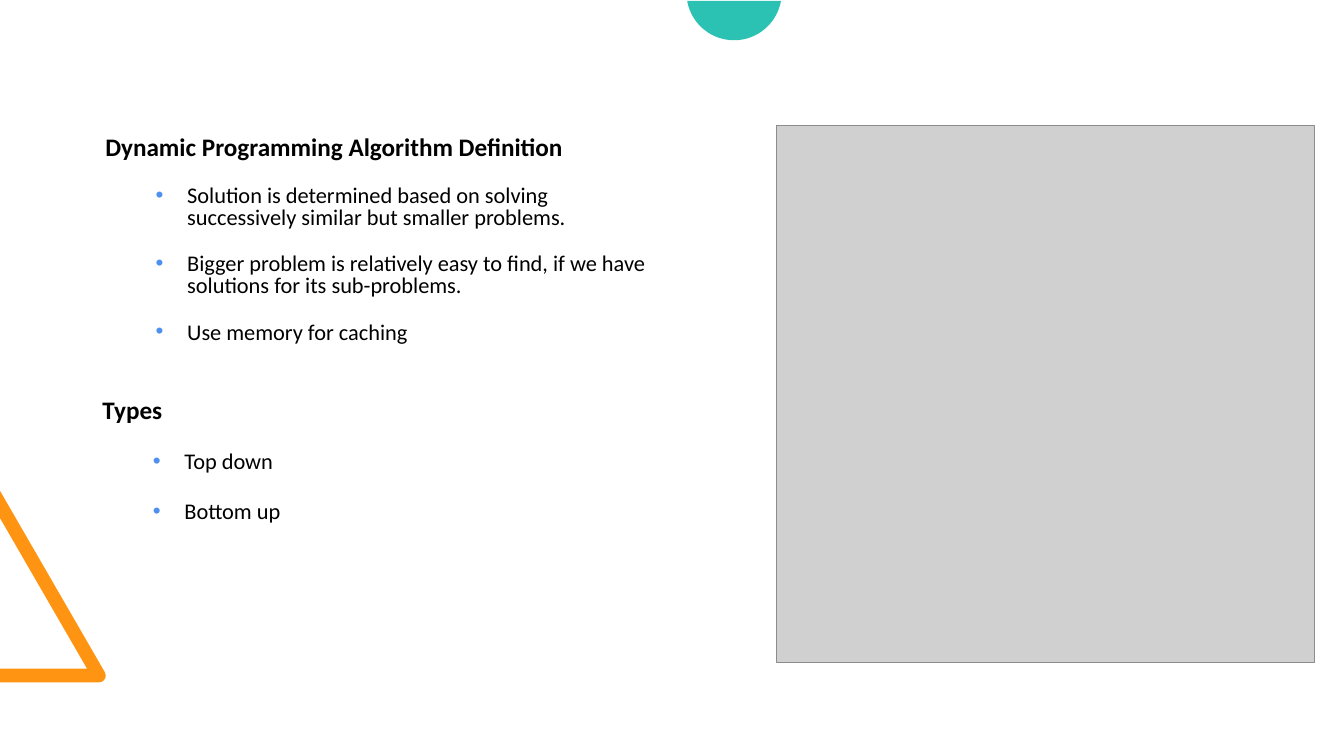
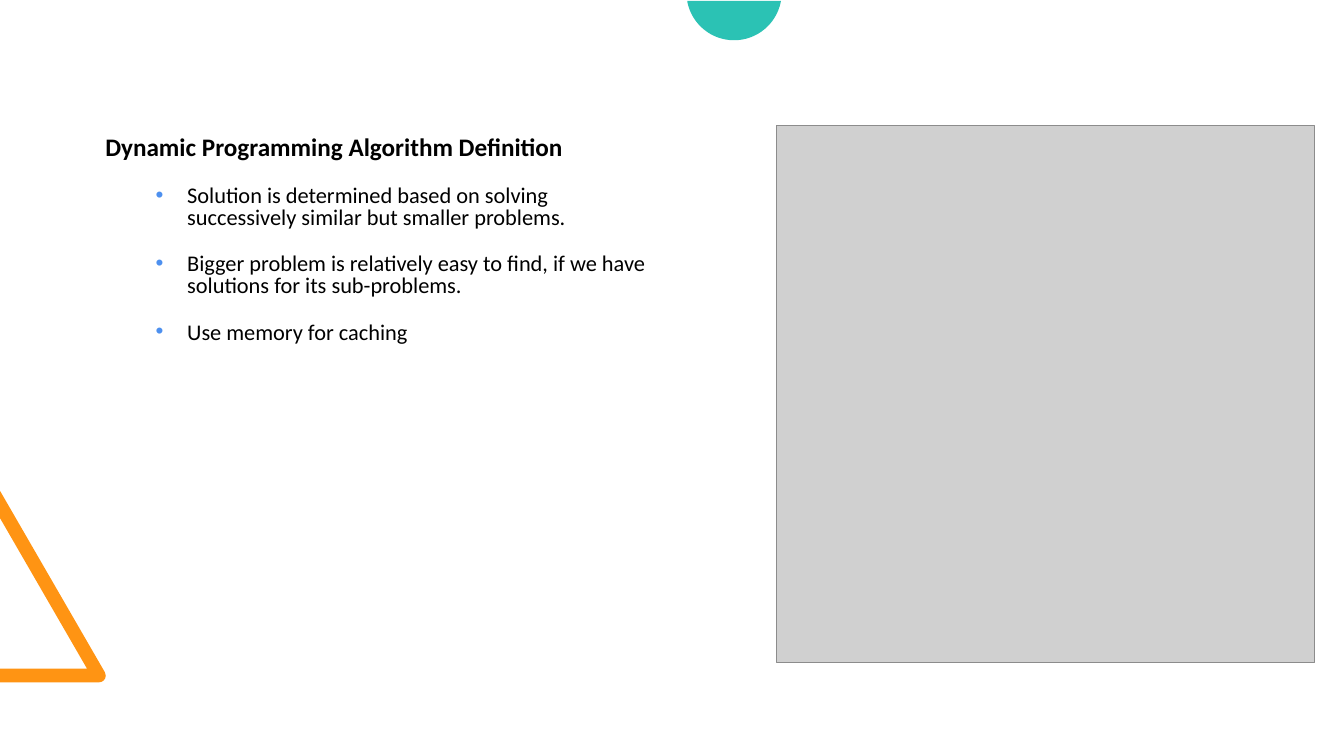
Before and after one commit to ntbanit/technical_sharing, a slide deck: slide 10 of 20260912_pccp/20260812_topic#2/[20260812] PCCP Topic#2.pptx (slide 9 before the commit). Drawn at 1344x756 pixels with LibreOffice and Linux fonts; fonts in the diff are those of the drawing; grey boxes stand for pictures. Boxes give left, top, right and bottom in pixels: in the first picture for what was removed or moved away, otherwise in the second. Text is boxed around its words. In the diff, an @@ line names an element or a change of style, - is before the commit and + after.

```diff
--- a/20260912_pccp/20260812_topic#2/[20260812] PCCP Topic#2.pptx
+++ b/20260912_pccp/20260812_topic#2/[20260812] PCCP Topic#2.pptx
@@ text removed at box(102, 402, 280, 523) @@
-Types
-  • Top down
-  • Bottom up
```
Also in this commit, not shown: 1 other slide changed, 3 slides added, 6 other files.
